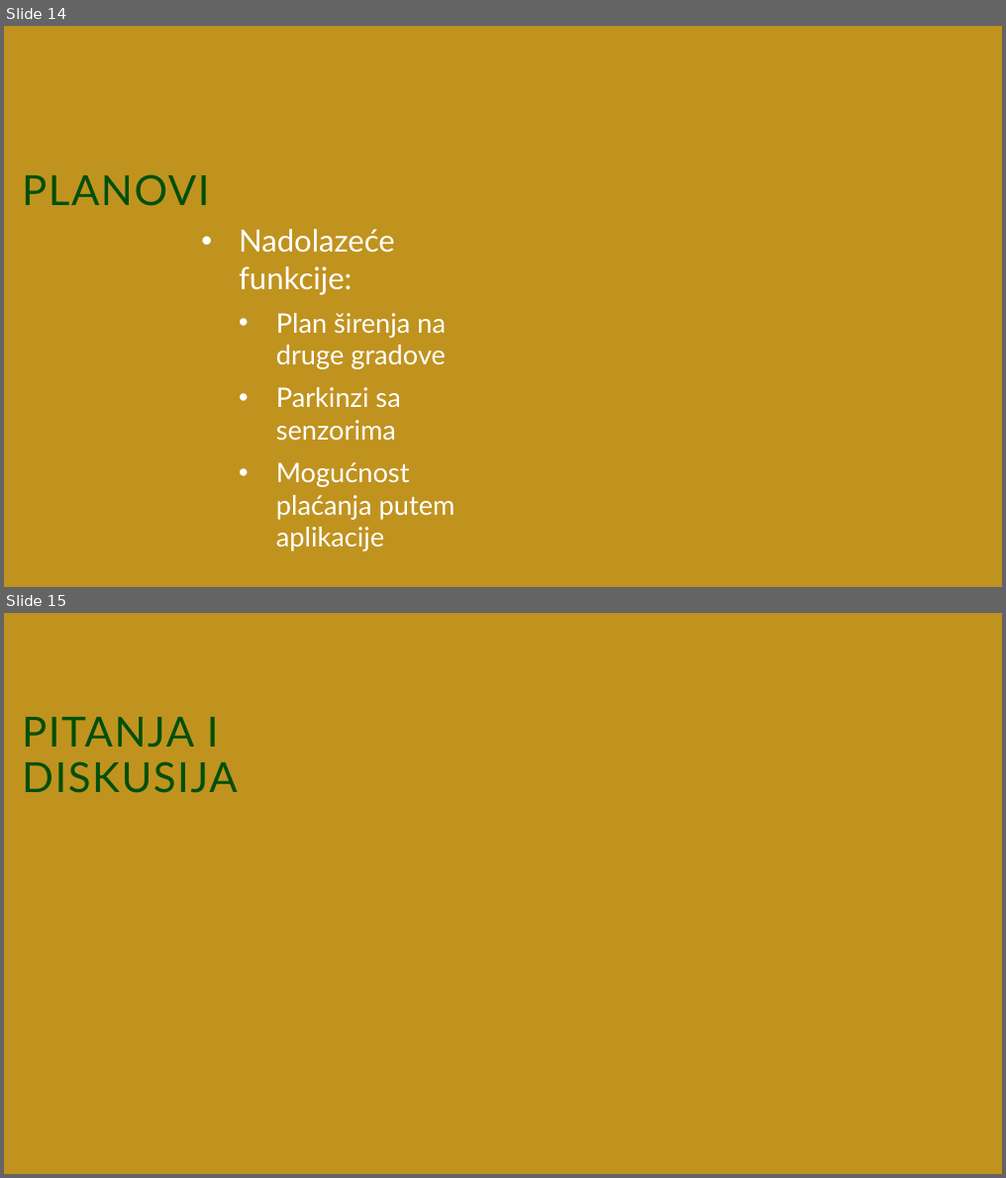
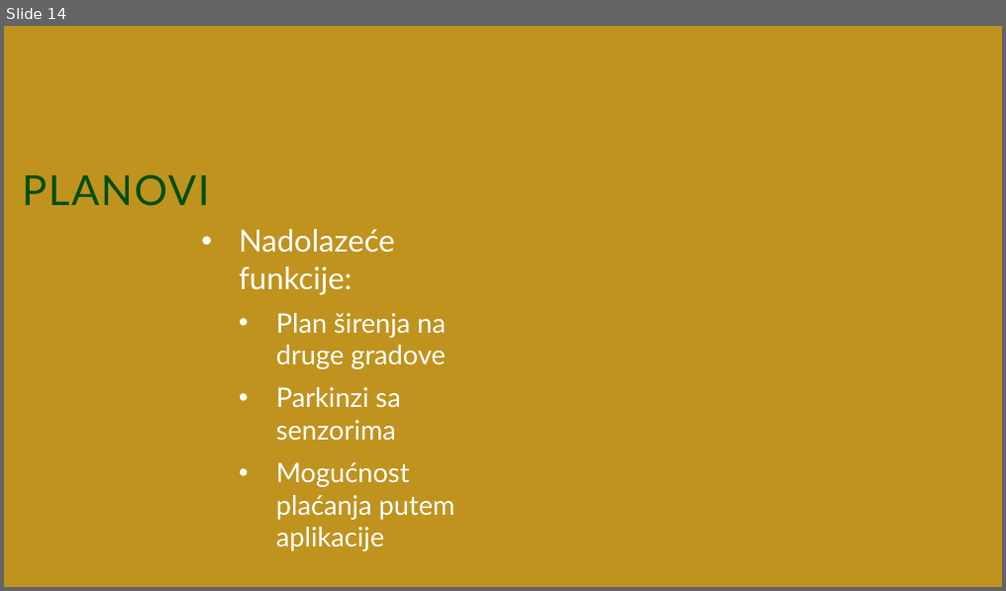
Before and after one commit to Njamic-27/kaktusi, a slide deck: PARKTUS.pptx. Shown one above the other, each under a label of ours: slides 14 and 15 before the commit, slide 14 after it. The pictures are 1006x1178 and 1006x591 pixels, drawn with LibreOffice and Linux fonts; fonts in the diff are those of the drawing; background and template pictures are left out. Boxes give left, top, right and bottom in pixels: in the first picture for what was removed or moved away, otherwise in the second. Text is boxed around its words. In the diff, an @@ line names an element or a change of style, - is before the commit and + after.

```diff
--- a/PARKTUS.pptx
+++ b/PARKTUS.pptx
@@ slide 15 removed at (4, 613, 1002, 1174), background #C0931F @@
@@ title removed at (22, 717, 238, 793) @@
-PITANJA I DISKUSIJA
```
Also in this commit, not shown: 7 slides changed.
